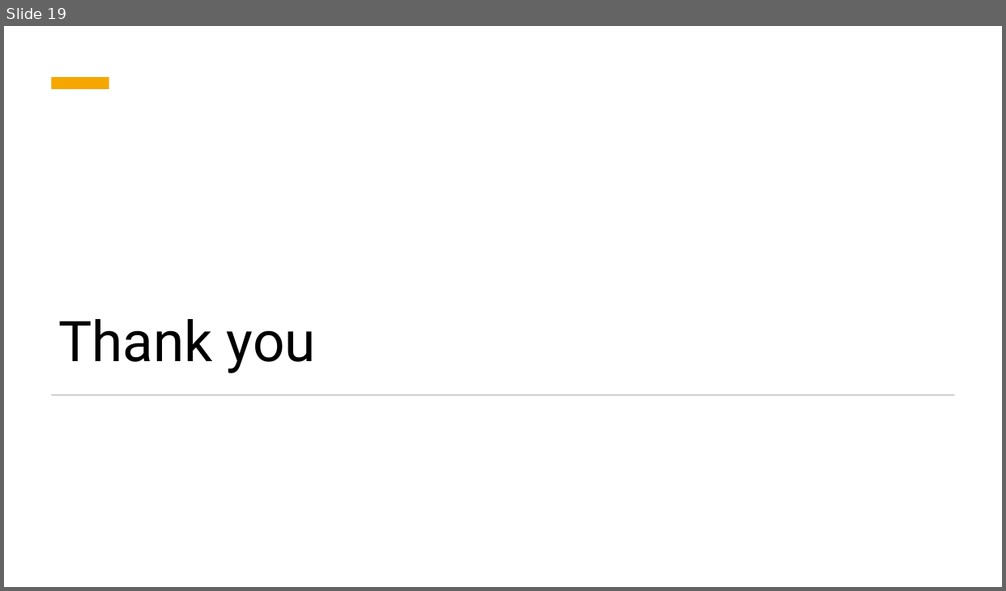
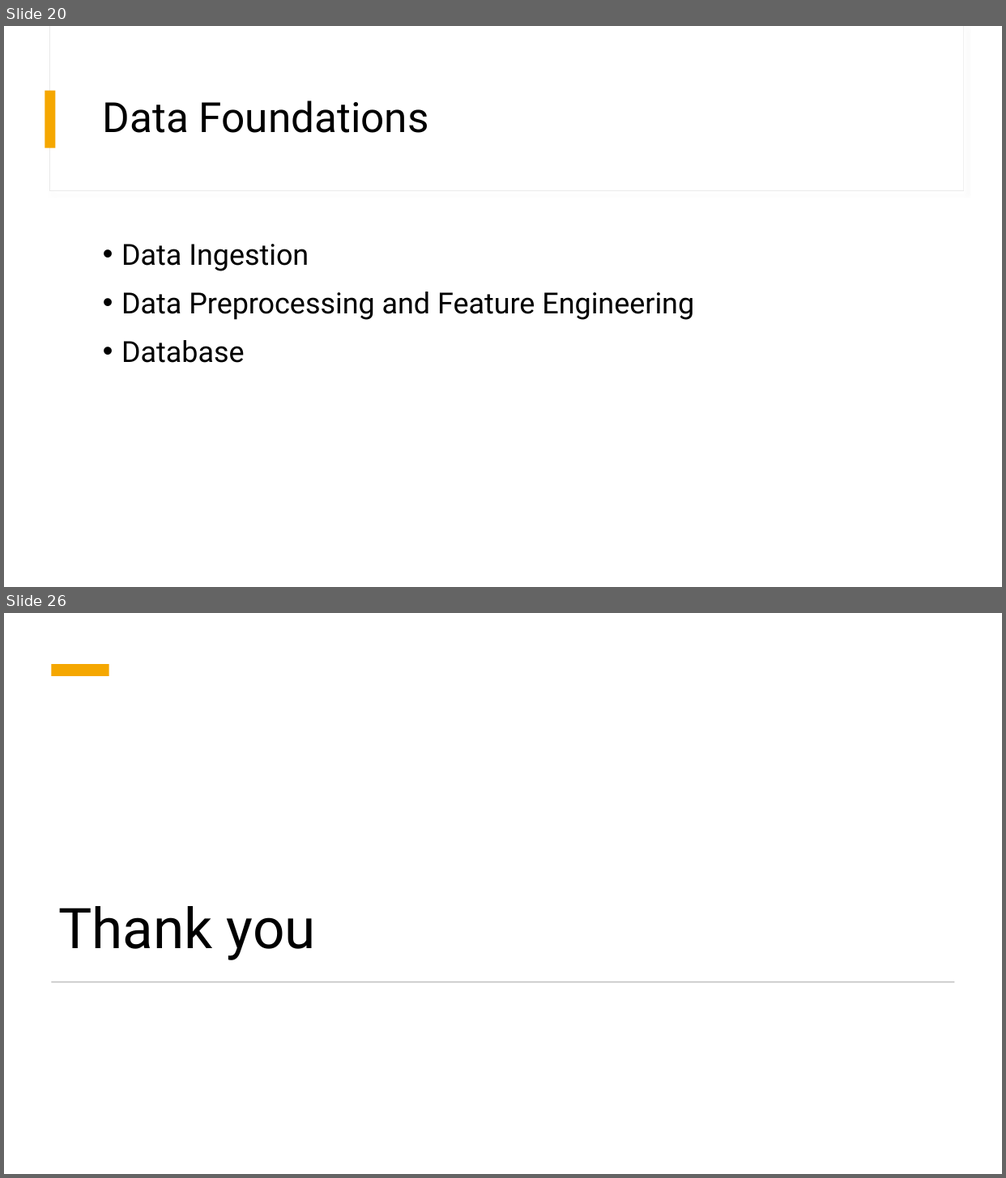
Before and after one commit to xlumzee/Optimizing-Trading-Strategies-RL, a slide deck: presentation/Optimizing Trading Strategies with Reinforcement Learning.pptx. Shown one above the other, each under a label of ours: slide 19 before the commit, slides 20 and 26 after it; the slides between them are not shown. The pictures are 1006x591 and 1006x1178 pixels, drawn with LibreOffice and Linux fonts; fonts in the diff are those of the drawing. Boxes give left, top, right and bottom in pixels: in the first picture for what was removed or moved away, otherwise in the second. Text is boxed around its words. In the diff, an @@ line names an element or a change of style, - is before the commit and + after.

```diff
--- a/presentation/Optimizing Trading Strategies with Reinforcement Learning.pptx
+++ b/presentation/Optimizing Trading Strategies with Reinforcement Learning.pptx
@@ slide 20 added at [4,26,1002,587], background #FFFFFF @@
@@ rectangle added at [49,26,964,191], fill #FFFFFF, outline #E9E9E9 0.75 pt @@
@@ rectangle added at [50,26,964,190], fill #FFFFFF @@
@@ rectangle added at [45,90,56,148], fill #F5A700 @@
@@ title added at [103,101,429,133], 40 pt, text #000000 @@
+Data Foundations
@@ text added at [121,244,694,363], 28 pt, text #000000 @@
+• Data Ingestion
+• Data Preprocessing and Feature Engineering
+• Database
@@ what was slide 19 is now slide 26 @@
```
Also in this commit, not shown: 1 slide changed, 7 other slides added, 1 slide removed, 1 other file.
